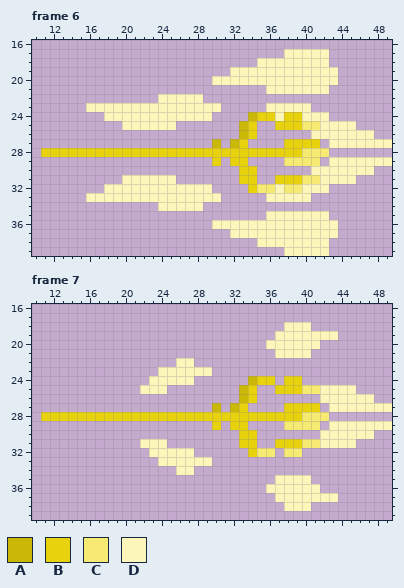
Edited in one commit: pixel-art file (Aseprite/PoseidonsTrident_Attack.aseprite). Above: the version before the commit.
50x40 pixels, 9 frames. Shown: frame 6: x 10..49, y 16..39; frame 7: x 10..49, y 16..39. The commit also changed other frames, which this record leaves out.
Palette (. is transparent): A #cbb706  B #e7d20d  C #f7ea73  D #fdf6ba
The result:
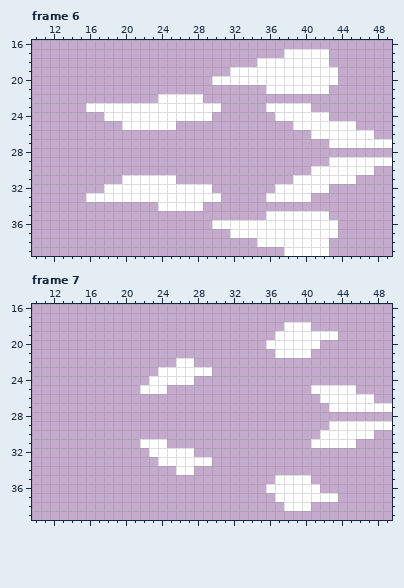
Changes in this commit:
layer "Layer 3" now hidden
layer "Emission" added
layer "Layer 1" now hidden
@@ palette @@
-D #fdf6ba
+D #ffffff
--- frame 6
@@ x 10..49 @@
 23 ......DDDDDDDDDDDDDDD.....DDDDD.........
-24 ........DDDDDDDDDDDD....ABBDBBDDD.......
-25 ..........DDDDDD.......AB..BBBCCDDDD....
-26 .......................AB......DDDDDDD..
-27 ....................A.AB....BBBB.DDDDDDD
-28 .BBBBBBBBBBBBBBBBBBBBBBBBBBBBBCCC.......
-29 ....................B.BB....CCCC.DDDDDDD
-30 .......................BB......DDDDDDD..
-31 ..........DDDDDD.......BB..BBBCCDDDD....
-32 ........DDDDDDDDDDDD....BCCDCCDDD.......
+24 ........DDDDDDDDDDDD.......DDDDDD.......
+25 ..........DDDDDD.............DDDDDDD....
+26 ...............................DDDDDDD..
+27 .................................DDDDDDD
+28 ........................................
+29 .................................DDDDDDD
+30 ...............................DDDDDDD..
+31 ..........DDDDDD.............DDDDDDD....
+32 ........DDDDDDDDDDDD.......DDDDDD.......
 33 ......DDDDDDDDDDDDDDD.....DDDDD.........
--- frame 7
@@ x 10..49 @@
 23 ..............DDDDDD....................
-24 .............DDDDD......ABB.BB..........
-25 ............DDD........AB..BBBCCDDDD....
-26 .......................AB.......DDDDDD..
-27 ....................A.AB....BBBB.DDDDDDD
-28 .BBBBBBBBBBBBBBBBBBBBBBBBBBBBBCCC.......
-29 ....................B.BB....CCCC.DDDDDDD
-30 .......................BB.......DDDDDD..
-31 ............DDD........BB..BBBCCDDDD....
-32 .............DDDDD......BCC.CC..........
+24 .............DDDDD......................
+25 ............DDD................DDDDD....
+26 ................................DDDDDD..
+27 .................................DDDDDDD
+28 ........................................
+29 .................................DDDDDDD
+30 ................................DDDDDD..
+31 ............DDD................DDDDD....
+32 .............DDDDD......................
 33 ..............DDDDDD....................
Boxes around the changes in both pictures, in picture pixels (x1, y1, x2, y2):
changed: (41, 49, 392, 256)
changed: (41, 322, 392, 511)
